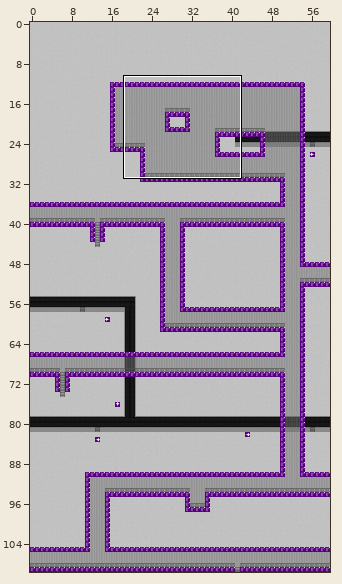
Two versions of a level (Tiled map (JSON), main/resources/worlds/FactoryFloorCat.json). The first picture is a wide view before the edit; the outline marks the close-up.
Close-up. First the earlier version:
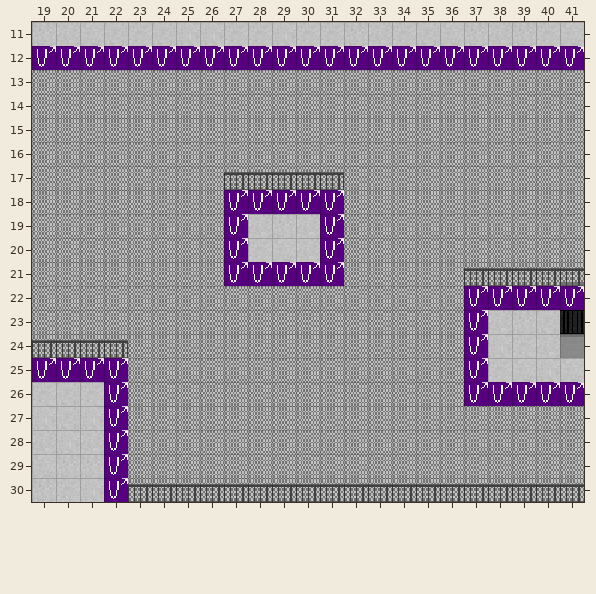
Cells are 16x16 px. Shown: x 19..41, y 11..30. The commit also changed other parts of the map, which this record leaves out.
After the commit:
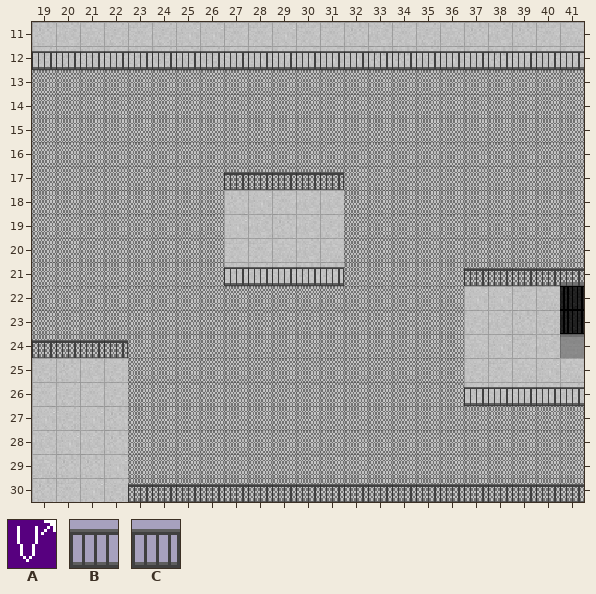
Key: from "Cat": A 24, B 48, C 50.
_ is an empty cell, # one hidden under a higher layer, . an unchanged one.
Tiles of an added or newly shown layer are drawn over the layers below it.
Log entry: Factory I added all the bottom rails to their own layers because that's where they belong.
What changed:
--- layer "Rails"
@@ x 27..31 @@
-21 #####
+21 _____
@@ x 37..41 @@
-26 #####
+26 _____
--- layer "Bottom Rails" (added)
@@ x 27..31 @@
-21 _____
+21 BBBBC
@@ x 37..41 @@
-26 _____
+26 BBBBB
--- layer "Intheway" (now hidden)
@@ x 19..41 @@
-12 AAAAAAAAAAAAAAAAAAAAAAA
+12 _______________________
@@ x 19..41 @@
-18 ........AAAAA..........
-19 ........A...A..........
-20 ........A...A..........
-21 ........AAAAA..........
-22 ..................AAAAA
-23 ..................A....
-24 ..................A....
-25 AAAA..............A....
-26 ...A..............AAAAA
-27 ...A...................
-28 ...A...................
-29 ...A...................
-30 ...A...................
+18 ........_____..........
+19 ........_..._..........
+20 ........_..._..........
+21 ........_____..........
+22 .................._____
+23 .................._....
+24 .................._....
+25 ____.............._....
+26 ..._.............._____
+27 ..._...................
+28 ..._...................
+29 ..._...................
+30 ..._...................
Where, in picture pixels (left, top, right, bottom), the same in both close-ups:
removed: (32, 46, 584, 70)
changed: (224, 190, 344, 286)
changed: (464, 286, 584, 406)
removed: (32, 358, 128, 502)
